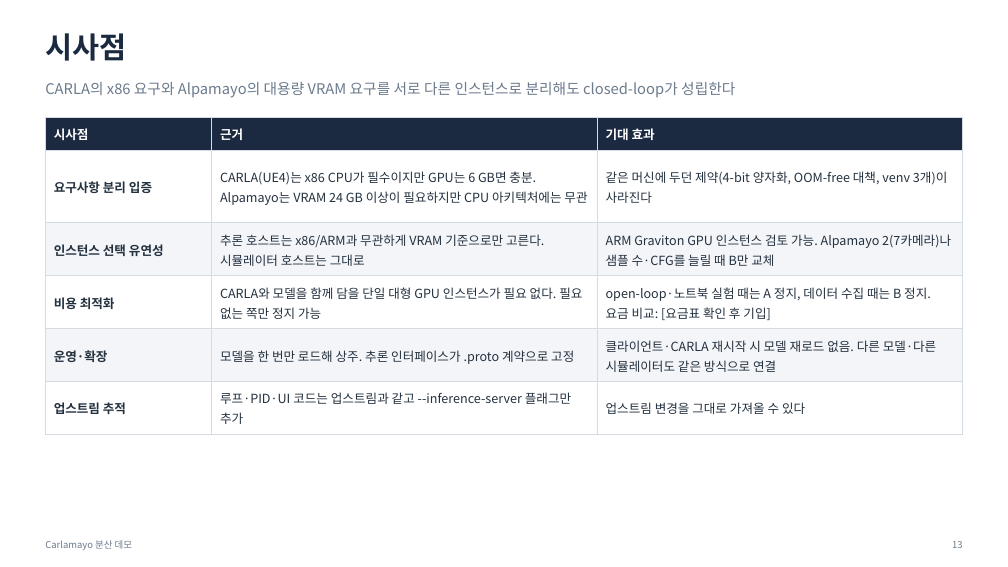
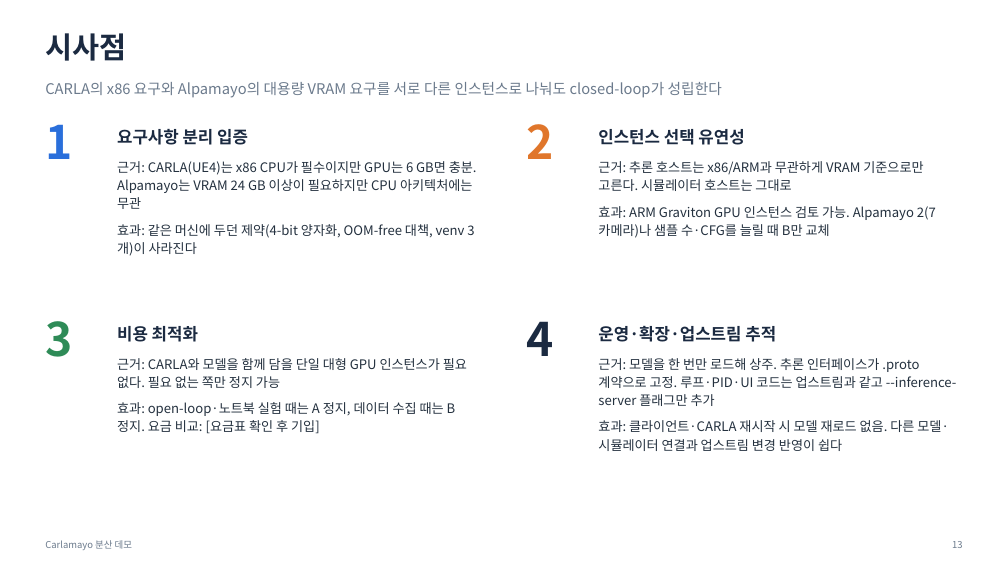
Before and after one commit to JwonMoon/carlamayo-my-distributed, a slide deck: slide 13 of docs/distributed/demo-overview.pptx. Drawn at 1008x567 pixels with LibreOffice and Linux fonts; fonts in the diff are those of the drawing. Boxes give left, top, right and bottom in pixels: in the first picture for what was removed or moved away, otherwise in the second. Text is boxed around its words. In the diff, an @@ line names an element or a change of style, - is before the commit and + after.

```diff
--- a/docs/distributed/demo-overview.pptx
+++ b/docs/distributed/demo-overview.pptx
@@ text at (45,82,722,98): text changed @@
-CARLA의 x86 요구와 Alpamayo의 대용량 VRAM 요구를 서로 다른 인스턴스로 분리해도 closed-loop가 성립한다
+CARLA의 x86 요구와 Alpamayo의 대용량 VRAM 요구를 서로 다른 인스턴스로 나눠도 closed-loop가 성립한다
@@ table removed at (45,117,963,428), 6 rows, 3 columns @@
-시사점 | 근거 | 기대 효과
-요구사항 분리 입증 | CARLA(UE4)는 x86 CPU가 필수이지만 GPU는 6 GB면 충분. Alpamayo는 VRAM 24 GB 이상이 필요하지만 CPU 아키텍처에는 무관 | 같은 머신에 두던 제약(4-bit 양자화, OOM-free 대책, venv 3개)이 사라진다
-인스턴스 선택 유연성 | 추론 호스트는 x86/ARM과 무관하게 VRAM 기준으로만 고른다. 시뮬레이터 호스트는 그대로 | ARM Graviton GPU 인스턴스 검토 가능. Alpamayo 2(7카메라)나 샘플 수·CFG를 늘릴 때 B만 교체
-비용 최적화 | CARLA와 모델을 함께 담을 단일 대형 GPU 인스턴스가 필요 없다. 필요 없는 쪽만 정지 가능 | open-loop·노트북 실험 때는 A 정지, 데이터 수집 때는 B 정지. 요금 비교: [요금표 확인 후 기입]
-운영·확장 | 모델을 한 번만 로드해 상주. 추론 인터페이스가 .proto 계약으로 고정 | 클라이언트·CARLA 재시작 시 모델 재로드 없음. 다른 모델·다른 시뮬레이터도 같은 방식으로 연결
-업스트림 추적 | 루프·PID·UI 코드는 업스트림과 같고 --inference-server 플래그만 추가 | 업스트림 변경을 그대로 가져올 수 있다
@@ text added at (45,124,72,159), 44 pt, text #2A6FDB, bold @@
+1
@@ text added at (117,129,248,145), 16 pt, text #1B2A41, bold @@
+요구사항 분리 입증
@@ text added at (527,124,554,159), 44 pt, text #E0762B, bold @@
+2
@@ text added at (598,129,744,145), 16 pt, text #1B2A41, bold @@
+인스턴스 선택 유연성
@@ text added at (117,161,477,256), 12.5 pt, text #24313F @@
+근거: CARLA(UE4)는 x86 CPU가 필수이지만 GPU는 6 GB면 충분. Alpamayo는 VRAM 24 GB 이상이 필요하지만 CPU 아키텍처에는 무관
+효과: 같은 머신에 두던 제약(4-bit 양자화, OOM-free 대책, venv 3개)이 사라진다
@@ text added at (598,161,936,238), 12.5 pt, text #24313F @@
+근거: 추론 호스트는 x86/ARM과 무관하게 VRAM 기준으로만 고른다. 시뮬레이터 호스트는 그대로
+효과: ARM Graviton GPU 인스턴스 검토 가능. Alpamayo 2(7카메라)나 샘플 수·CFG를 늘릴 때 B만 교체
@@ text added at (45,321,72,357), 44 pt, text #2E8B57, bold @@
+3
@@ text added at (117,326,198,342), 16 pt, text #1B2A41, bold @@
+비용 최적화
@@ text added at (527,321,554,356), 44 pt, text #1B2A41, bold @@
+4
@@ text added at (598,326,776,342), 16 pt, text #1B2A41, bold @@
+운영·확장·업스트림 추적
@@ text added at (117,358,467,434), 12.5 pt, text #24313F @@
+근거: CARLA와 모델을 함께 담을 단일 대형 GPU 인스턴스가 필요 없다. 필요 없는 쪽만 정지 가능
+효과: open-loop·노트북 실험 때는 A 정지, 데이터 수집 때는 B 정지. 요금 비교: [요금표 확인 후 기입]
@@ text added at (598,358,957,451), 12.5 pt, text #24313F @@
+근거: 모델을 한 번만 로드해 상주. 추론 인터페이스가 .proto 계약으로 고정. 루프·PID·UI 코드는 업스트림과 같고 --inference-server 플래그만 추가
+효과: 클라이언트·CARLA 재시작 시 모델 재로드 없음. 다른 모델·시뮬레이터 연결과 업스트림 변경 반영이 쉽다
```
Also in this commit, not shown: 12 other slides changed, 1 slide added, 1 slide removed, 2 other files.
